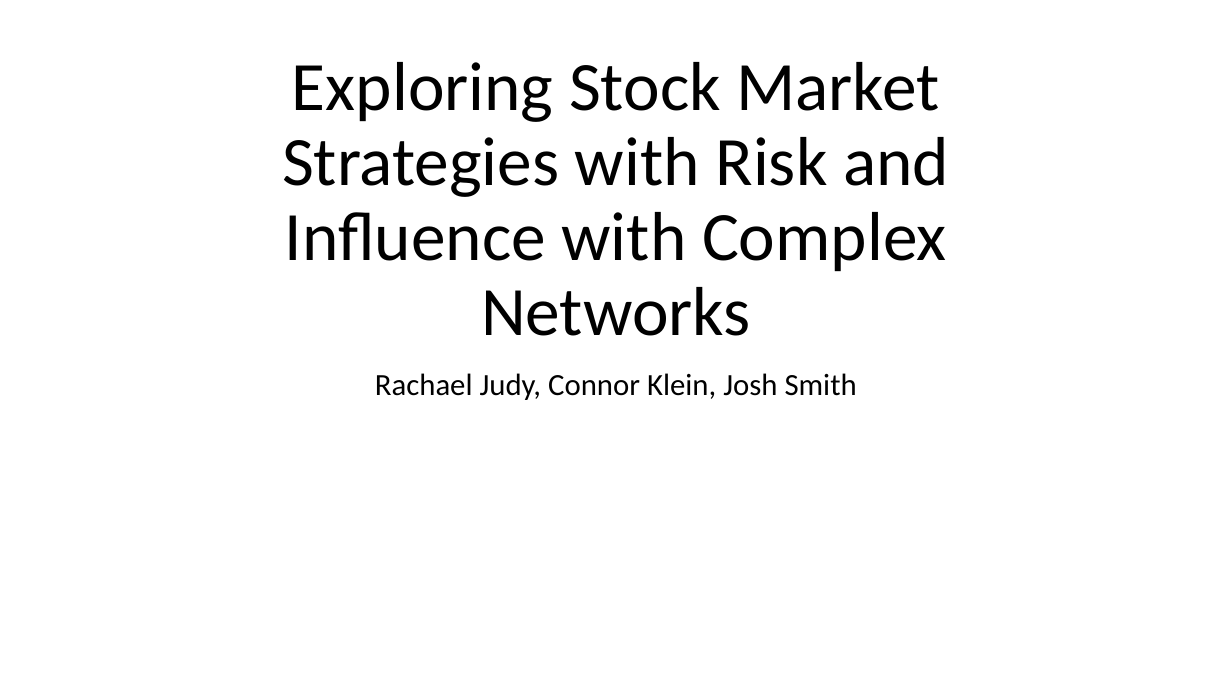
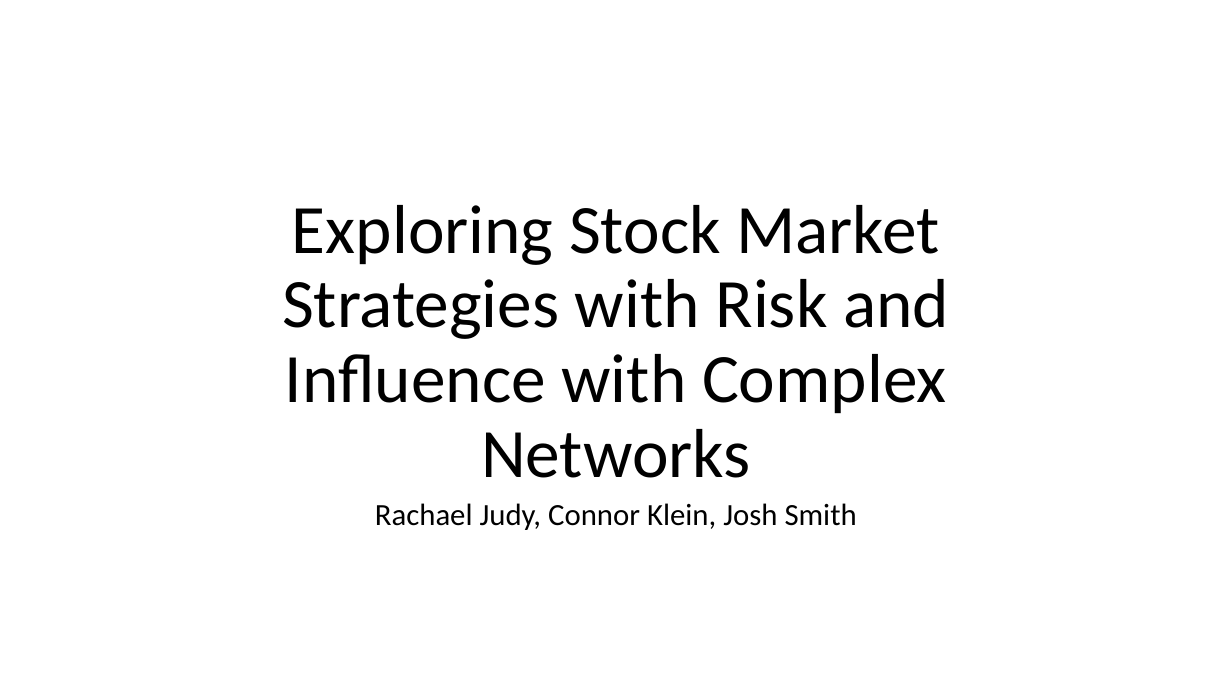
Before and after one commit to rjudy1/ComplexSystemsProject, a slide deck: slide 1 of Project Status Report Final/finalpresentation.pptx. Drawn at 1232x693 pixels with LibreOffice and Linux fonts; fonts in the diff are those of the drawing; background and template pictures are left out. Boxes give left, top, right and bottom in pixels: in the first picture for what was removed or moved away, otherwise in the second. Text is boxed around its words. In the diff, an @@ line names an element or a change of style, - is before the commit and + after.

```diff
--- a/Project Status Report Final/finalpresentation.pptx
+++ b/Project Status Report Final/finalpresentation.pptx
@@ title "Exploring Stock Market Strategies with ...": place and size @@
-title "Exploring Stock Market Strategies with ..." at (282, 62, 949, 336)
+title "Exploring Stock Market Strategies with ..." at (282, 205, 949, 478)
@@ subtitle "Rachael Judy, Connor Klein, Josh ...": place and size @@
-subtitle "Rachael Judy, Connor Klein, Josh ..." at (375, 373, 857, 400)
+subtitle "Rachael Judy, Connor Klein, Josh ..." at (375, 503, 857, 530)
```
Also in this commit, not shown: 1 other slide changed, 8 slides added, 4 slides removed, 1 other file.
